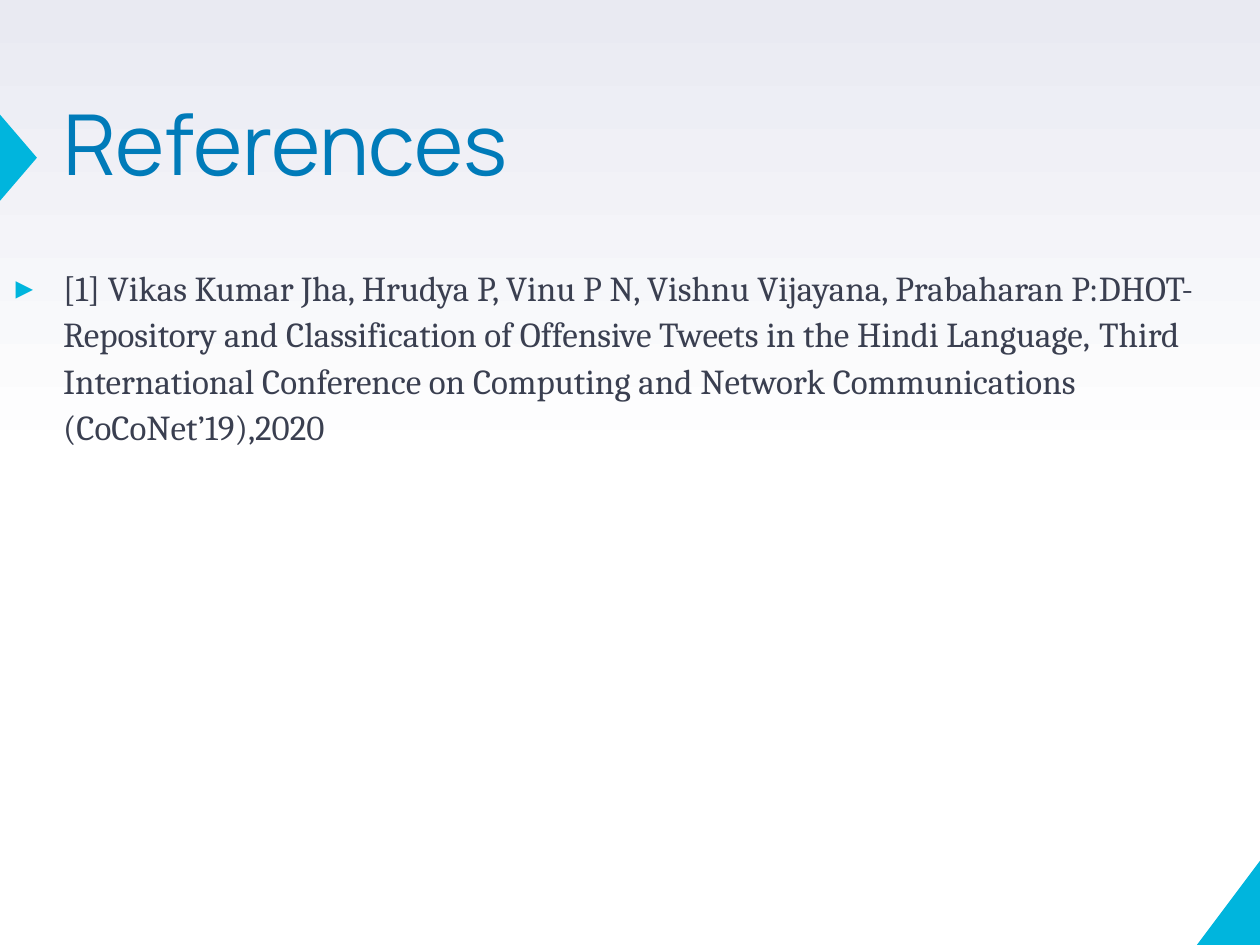
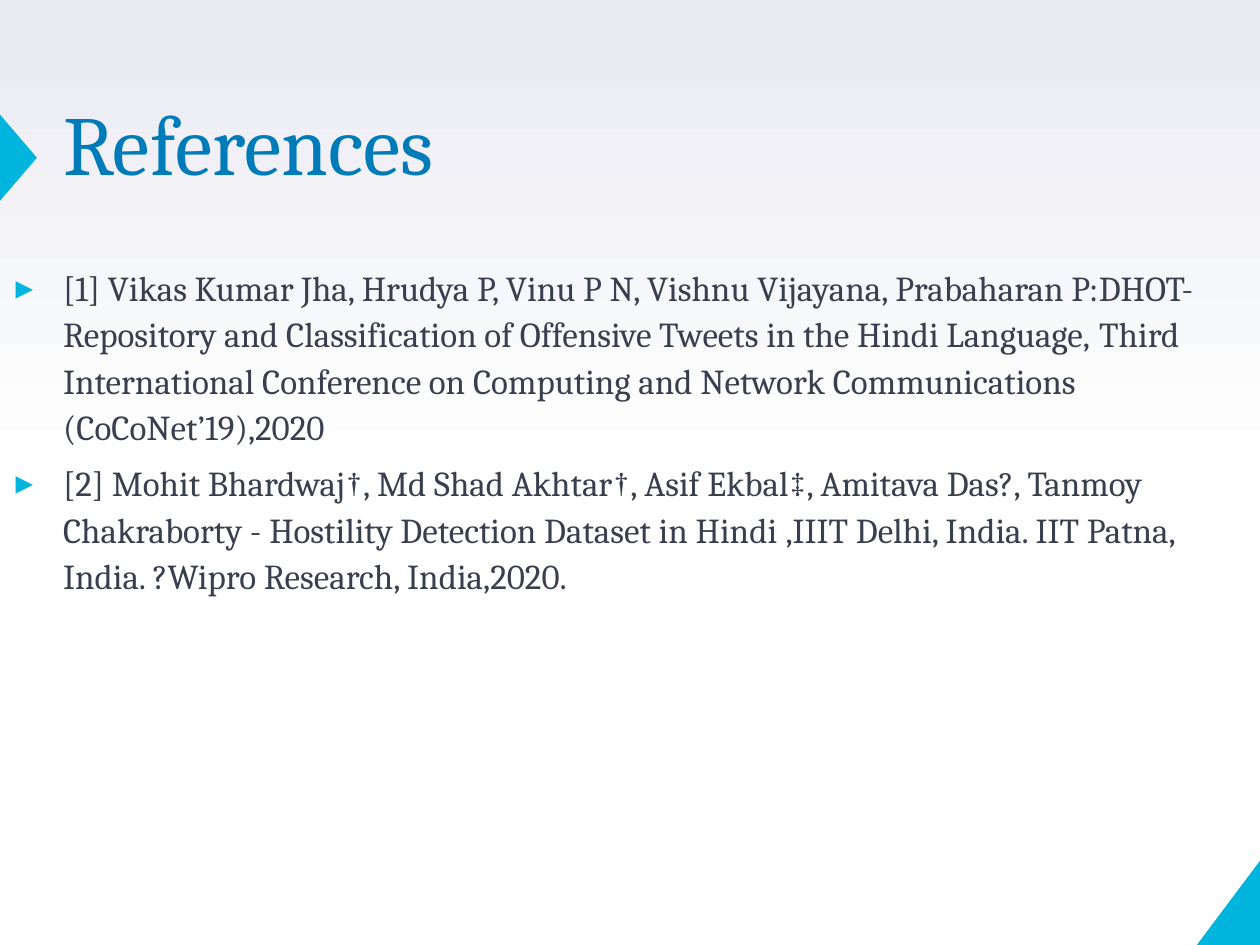
Before and after one commit to VarunBohara/Mini-Project-Documents, a slide deck: slide 4 of Review2_ppt.pptm (slide 3 before the commit). Drawn at 1260x945 pixels with LibreOffice and Linux fonts; fonts in the diff are those of the drawing. Boxes give left, top, right and bottom in pixels: in the first picture for what was removed or moved away, otherwise in the second. Text is boxed around its words. In the diff, an @@ line names an element or a change of style, - is before the commit and + after.

```diff
--- a/Review2_ppt.pptm
+++ b/Review2_ppt.pptm
@@ title "References" at [63, 115, 434, 176]: font Manrope to Cambria @@
@@ text at [63, 471, 1176, 597]: paragraph added @@
+▸ [2] Mohit Bhardwaj†, Md Shad Akhtar†, Asif Ekbal‡, Amitava Das?, Tanmoy Chakraborty - Hostility Detection Dataset in Hindi ,IIIT Delhi, India. IIT Patna, India. ?Wipro Research, India,2020.
```
Also in this commit, not shown: 2 other slides changed, 1 slide added.
